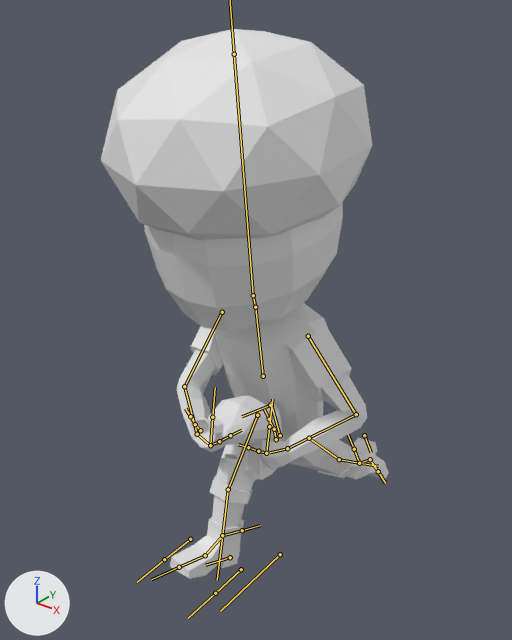
The FBX model ChromaneersUnityProject/Assets/3D Models/Completed3DModelsPlayers/YellowPlayer/CoopYellowCharacter.fbx as it was, and as the next commit left it.
Rendered twice from a 50 mm lens placed at (9.29, -12.74, 15.27), pointed at (-0.5, -0.5, 7.68). The axes (+X, +Y, +Z) are drawn at lower left. The lights are the same throughout. Both versions are drawn at frame 8 of the action 'Armature|ShootCycle'; the numbers are the values there. The bones that bend it are drawn over the model as lines.

Objects in the first picture: 'Cube', 'Gun'.
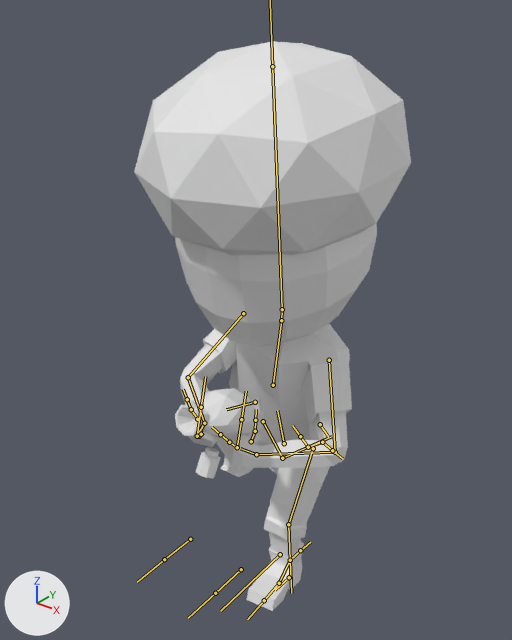
Pixel boxes [x1, y1, x2, y2] of what changed, in the pictures (512 x 640 px):
'Cube', posed: before [101, 29, 389, 579]; after [134, 41, 411, 611]
'Gun', posed: before [191, 395, 282, 485]; after [175, 388, 264, 478]
bone 'Stomach', root to tip: before (280, 435) to (270, 402); after (284, 443) to (277, 410)
bone 'Chest', root to tip: before (263, 376) to (255, 307); after (273, 385) to (281, 320)
bone 'Head', root to tip: before (253, 295) to (234, 54); after (282, 309) to (272, 66)
bone 'Upper Arm.L', root to tip: before (308, 336) to (356, 414); after (329, 360) to (335, 452)
bone 'Lower Arm.L', root to tip: before (356, 414) to (287, 448); after (335, 452) to (256, 454)
bone 'Hand.L', root to tip: before (287, 448) to (270, 452); after (256, 454) to (240, 448)
bone 'Upper Arm.R', root to tip: before (222, 312) to (184, 386); after (243, 313) to (188, 377)
bone 'Lower Arm.R', root to tip: before (184, 386) to (197, 434); after (188, 377) to (204, 423)
bone 'Hand.R.001', root to tip: before (197, 434) to (208, 443); after (204, 423) to (198, 434)
bone 'Upper Leg.L', root to tip: before (309, 438) to (339, 459); after (313, 448) to (288, 524)
bone 'Lower Leg.L', root to tip: before (339, 459) to (359, 463); after (288, 524) to (290, 560)
bone 'Upper Leg.R', root to tip: before (257, 415) to (228, 489); after (263, 421) to (282, 458)
bone 'Lower Leg.R', root to tip: before (228, 489) to (222, 535); after (282, 458) to (308, 447)
bone 'Leg Control.L', root to tip: before (364, 435) to (371, 452); after (289, 577) to (275, 590)
bone 'Leg Control.R', root to tip: before (230, 557) to (205, 565); after (320, 424) to (328, 437)
bone 'Weapon', root to tip: before (270, 405) to (242, 416); after (255, 402) to (226, 409)
bone 'WeaponHandle2', root to tip: before (266, 453) to (269, 426); after (237, 447) to (241, 419)

What the commit changed:
Bone 'Stomach' (bone_stomach) moves from (0.07, 0.1, 0.01) to (-0.07, -0.1, -0.01).
Bone 'Stomach' (bone_stomach) turns from (-15, 0, 0) to (-13, -1, 4) degrees about its own x, y and z.
Bone 'Chest' (bone_chest) turns from (-4, 1, 4) to (-4, -1, -5) degrees about its own x, y and z.
Bone 'Head' (bone_head) turns from (4, -1, 5) to (2, 1, -7) degrees about its own x, y and z.
Bone 'Upper Arm.L' (bone_upper_arm_l) turns from (5, 3, -18) to (-5, 0, -33) degrees about its own x, y and z.
Bone 'Lower Arm.L' (bone_lower_arm_l) turns from (-28, -8, -77) to (-25, -6, -75) degrees about its own x, y and z.
Bone 'Hand.L' (bone_hand_l) turns from (21, -11, -28) to (21, -1, -33) degrees about its own x, y and z.
Bone 'Upper Arm.R' (bone_upper_arm_r) turns from (-1, -40, -68) to (-8, -40, -61) degrees about its own x, y and z.
Bone 'Lower Arm.R' (bone_lower_arm_r) turns from (41, 30, 11) to (52, 31, 4) degrees about its own x, y and z.
Bone 'Hand.R.001' (bone_hand_r_001) turns from (42, 49, 35) to (-72, 59, -84) degrees about its own x, y and z.
Bone 'Upper Leg.L' (bone_upper_leg_l) turns from (-32, 0, 2) to (36, -1, 2) degrees about its own x, y and z.
Bone 'Lower Leg.L' (bone_lower_leg_l) turns from (6, 0, 0) to (28, 0, 0) degrees about its own x, y and z.
Bone 'Upper Leg.R' (bone_upper_leg_r) turns from (51, 0, 1) to (-18, -1, 1) degrees about its own x, y and z.
Bone 'Lower Leg.R' (bone_lower_leg_r) turns from (21, 0, 0) to (40, 0, 0) degrees about its own x, y and z.
Bone 'Leg Control.L' (bone_leg_control_l) moves from (-0.07, -2.71, -2.73) to (-0.06, 1.09, 0.0).
Bone 'Leg Control.L' (bone_leg_control_l) turns from (115, 6, -2) to (-20, 0, -10) degrees about its own x, y and z.
Bone 'Leg Control.R' (bone_leg_control_r) moves from (0.07, 1.97, -0.55) to (0.09, -2.35, -2.75).
Bone 'Leg Control.R' (bone_leg_control_r) turns from (-19, 4, 8) to (124, -3, 7) degrees about its own x, y and z.
Bone 'Weapon' (bone_weapon) moves from (0.14, 0.18, -4.71) to (0.31, 0.39, -4.4).
Bone 'Weapon' (bone_weapon) turns from (90, 12, -2) to (91, 17, -2) degrees about its own x, y and z.
Bone 'WeaponHandle2' (bone_weaponhandle2) moves from (-0.28, -0.88, 0.47) to (-0.42, -0.89, 0.24).
